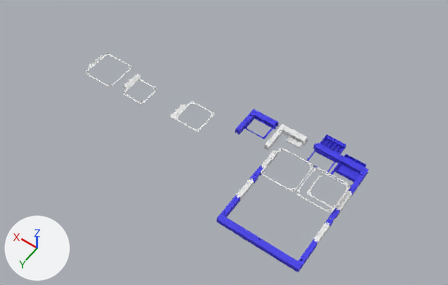
A saved change to the Blender file Anycubic_Liftup_Frame/anycubic-i3-liftup.blend.
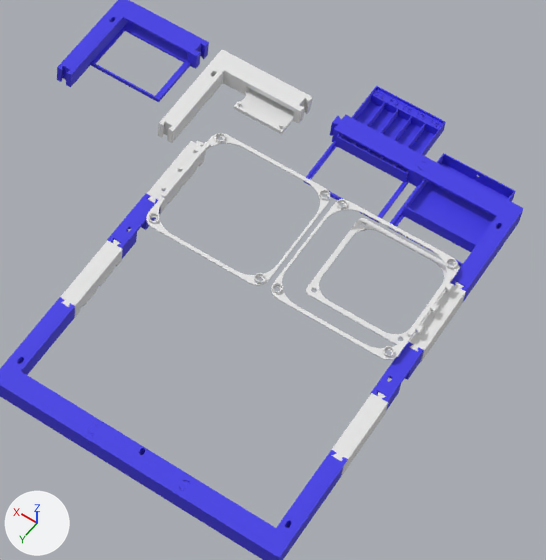
The first picture shows the older version from a 50 mm camera at (-41.0, 92.6, 152.4) aimed at (30.3, -7.2, -4.3). The close-ups show both versions on the part from 49% to 84% of the width and 39% to 95% of the height of that picture; other places that the commit changed are outside them. The lights are fixed; the arrows at lower left show +X, +Y and +Z.

In view in the first close-up: 'Corner-SD', 'Drawer-Nozzles', 'Drawer-Simple', 'Side-92Mm-Fan-Mainboard.000', 'Side-92Mm-Fan-Mainboard.001', 'Side-92Mm-Fan-Mainboard.002', 'center-back', 'edge-back-left.001', 'edge-back-left.003', 'edge.left-top.000', 'edge.left-top.003', 'edge.left-top.004'.
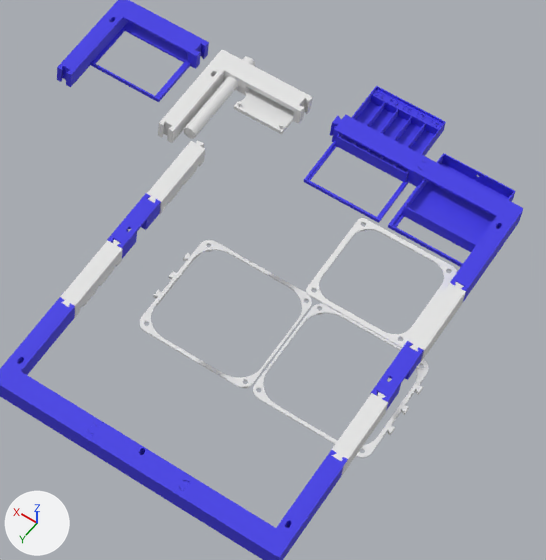
Changed parts and their boxes [x1, y1, x2, y2] in the close-ups (546 x 560 px):
'Side-92Mm-Fan-Mainboard.002', moved, turned: before [271, 199, 459, 360]; after [140, 240, 312, 389]
'Side-92Mm-Fan-Mainboard.000', moved, turned: before [146, 133, 330, 286]; after [253, 303, 429, 458]
part 1 of me_side_92mm_fan_mainboard_002, added: after [183, 56, 255, 139]

The edits, one by one:
me_side_92mm_fan_mainboard_002 has 502 vertices, 264 faces and spans x -9.51..0.0, y 1.29..11.65, z -0.05..1.75.
me_side_92mm_fan_mainboard_002 is used by ob_corner_sd; location (16.86, -21.29, 0.05); rotation (0.0, 6.283, 0.0), in degrees (0, 360, 0).
me_side_92mm_fan_mainboard_002 part 1: a new loose piece, a 32-sided cylinder along y spanning x -3.07..-1.82, y 0.39..10.39, z 0.16..1.41.
Object 'Side-92Mm-Fan-Mainboard.000' (ob_side_92mm_fan_mainboard_000) moves from (0.3, -6.14, -6.31) to (-0.24, -6.18, -5.04).
Object 'Side-92Mm-Fan-Mainboard.000' (ob_side_92mm_fan_mainboard_000) turns from (-180, 180, 0) to (-360, 180, 180) degrees about x, y and z.
Object 'Side-92Mm-Fan-Mainboard.002' (ob_side_92mm_fan_mainboard_002) moves from (-13.11, -6.14, -6.31) to (12.88, -6.18, -5.04).
Object 'Side-92Mm-Fan-Mainboard.002' (ob_side_92mm_fan_mainboard_002) turns from (-180, 180, 0) to (-360, 180, 180) degrees about x, y and z.
